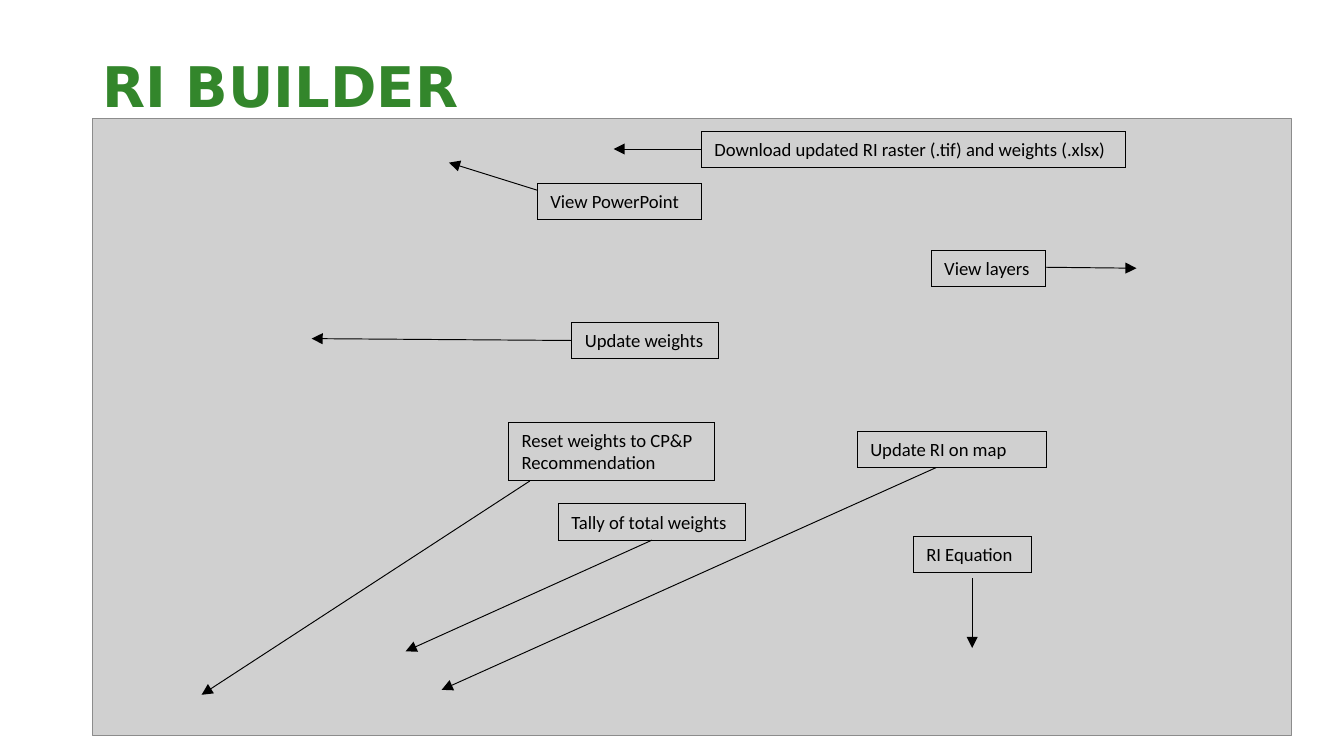
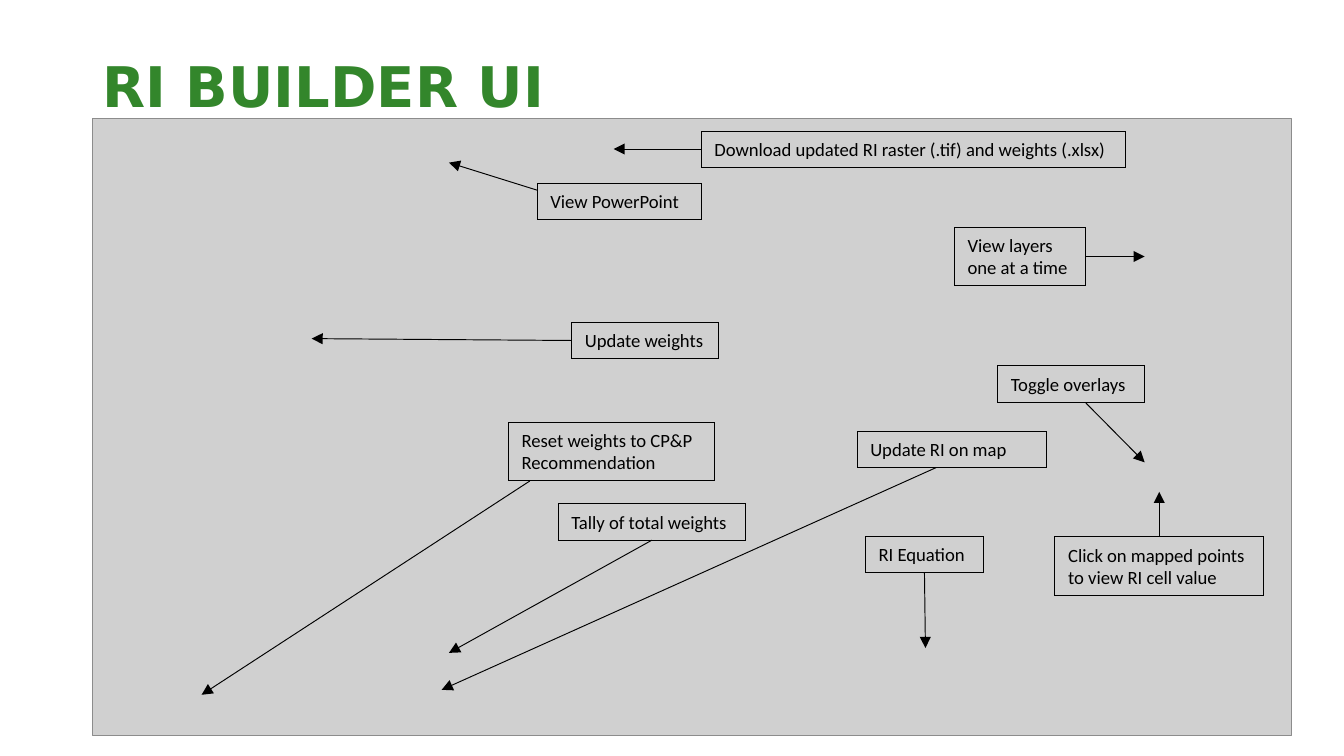
Before and after one commit to NCC-CNC/RI-proto, a slide deck: slide 8 of www/RI_GUIDE.pptx. Drawn at 1344x756 pixels with LibreOffice and Linux fonts; fonts in the diff are those of the drawing; grey boxes stand for pictures; background and template pictures are left out. Boxes give left, top, right and bottom in pixels: in the first picture for what was removed or moved away, otherwise in the second. Text is boxed around its words. In the diff, an @@ line names an element or a change of style, - is before the commit and + after.

```diff
--- a/www/RI_GUIDE.pptx
+++ b/www/RI_GUIDE.pptx
@@ title at bbox=[102, 66, 544, 119]: text changed @@
-RI BUILDER
+RI BUILDER UI
@@ rectangle "View layers one at a ...": place and size @@
-rectangle "View layers one at a ..." at bbox=[931, 250, 1047, 286]
+rectangle "View layers one at a ..." at bbox=[954, 227, 1086, 286]
@@ text in rectangle at bbox=[968, 239, 1067, 274]: text changed @@
-View layers
+View layers one at a time
@@ arrow moved from (1046, 267) - (1137, 269) to (1086, 257) - (1145, 257) @@
@@ rectangle added at bbox=[997, 366, 1144, 402], outline #000000 0.75 pt, 10 pt, text #000000 @@
+Toggle overlays
@@ arrow added from (1086, 403) to (1145, 462), #000000 0.5 pt @@
@@ arrow added from (1160, 536) to (1160, 492), #000000 0.5 pt @@
@@ rectangle "RI Equation": place and size @@
-rectangle "RI Equation" at bbox=[913, 536, 1031, 573]
+rectangle "RI Equation" at bbox=[866, 536, 984, 573]
@@ rectangle added at bbox=[1055, 538, 1263, 597], outline #000000 0.75 pt, 10 pt, text #000000 @@
+Click on mapped points to view RI cell value
@@ arrow moved from (652, 540) - (406, 652) to (652, 540) - (449, 653) @@
@@ arrow moved from (972, 578) - (972, 648) to (925, 573) - (926, 648) @@
```
Also in this commit, not shown: 1 slide added, 2 other files.
